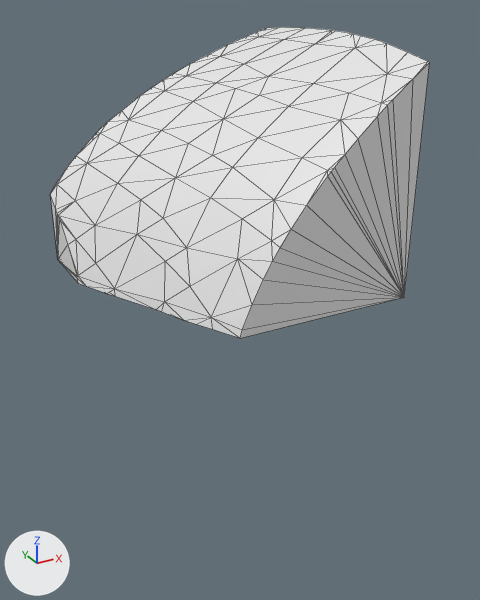
Before and after pictures for a commit that changed the glTF model assets/terrain/surface_pieces/surf_1_40.glb.
Rendered twice from a 50 mm camera at (-107.98, -103.31, -25.18) aimed at (-102.18, -92.77, -30.45). Lighting does not change. The marker at lower left points along +X, +Y and +Z. The picture after the commit comes second. Mesh edges are drawn as thin lines. Where no turn or scale is listed for an object, it has been applied to the vertices.

The first picture shows 'geometry_0'.
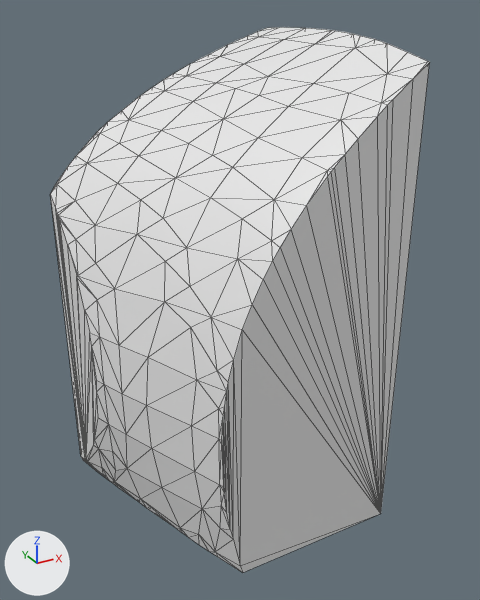
Where the change shows, as pixel boxes (x1, y1, x2, y2) in the pictures (480 x 600 px):
'geometry_0', reshaped (75% taller): before (50, 27, 430, 338); after (50, 27, 430, 572)
part 1 of me_geometry_0, built on: before (50, 62, 430, 338); after (50, 62, 430, 572)

The change in detail:
me_geometry_0 is used by ob_geometry_0; location (0.0, 0.0, 0.0).
me_geometry_0 had 123 vertices, 242 faces and spanned x -105.0..-100.0, y -95.0..-90.0, z -30.0..-25.54.
me_geometry_0 now has 189 vertices, 374 faces and spans x -105.0..-100.0, y -95.0..-90.0, z -35.0..-25.54.
Part 1, on me_geometry_0:
12 vertices are removed from x -105.0..-100.0, y -95.0..-90.0, z -30.0.
82 faces are deleted.
1 vertex moves from x -104.91, y -91.71, z -30.0 to x -104.82, y -92.04, z -30.17.
78 vertices are added at x -105.0..-100.0, y -95.0..-90.0, z -35.0..-30.07.
214 new faces join them.
